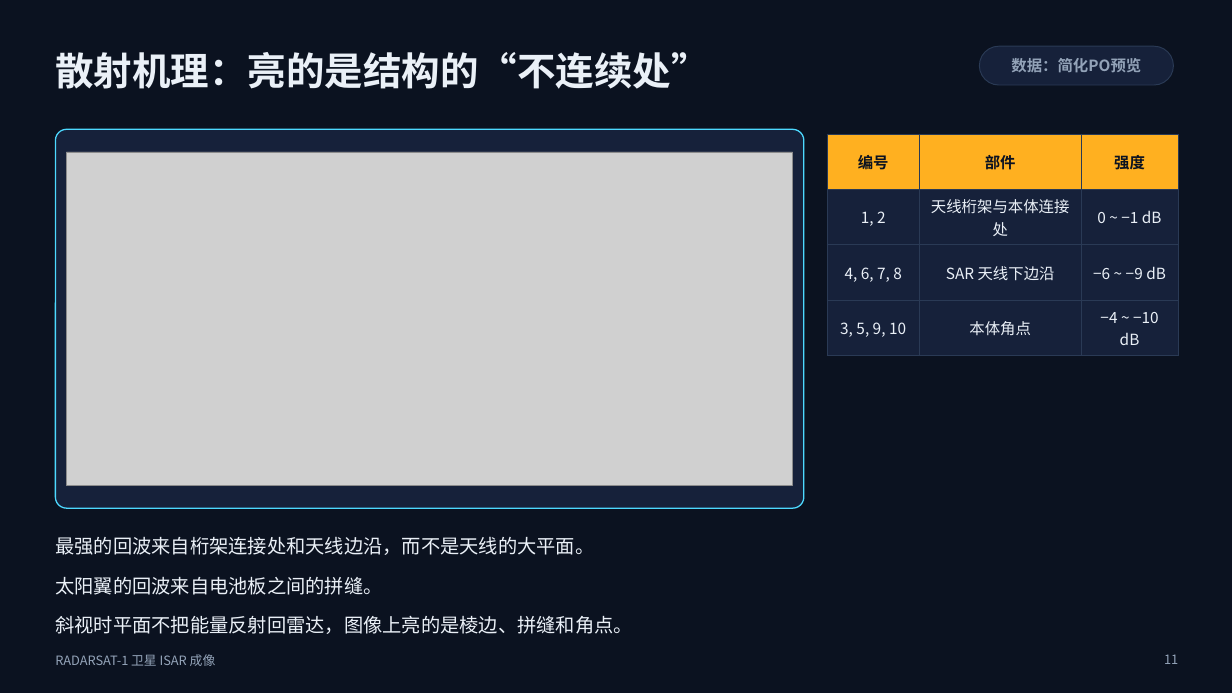
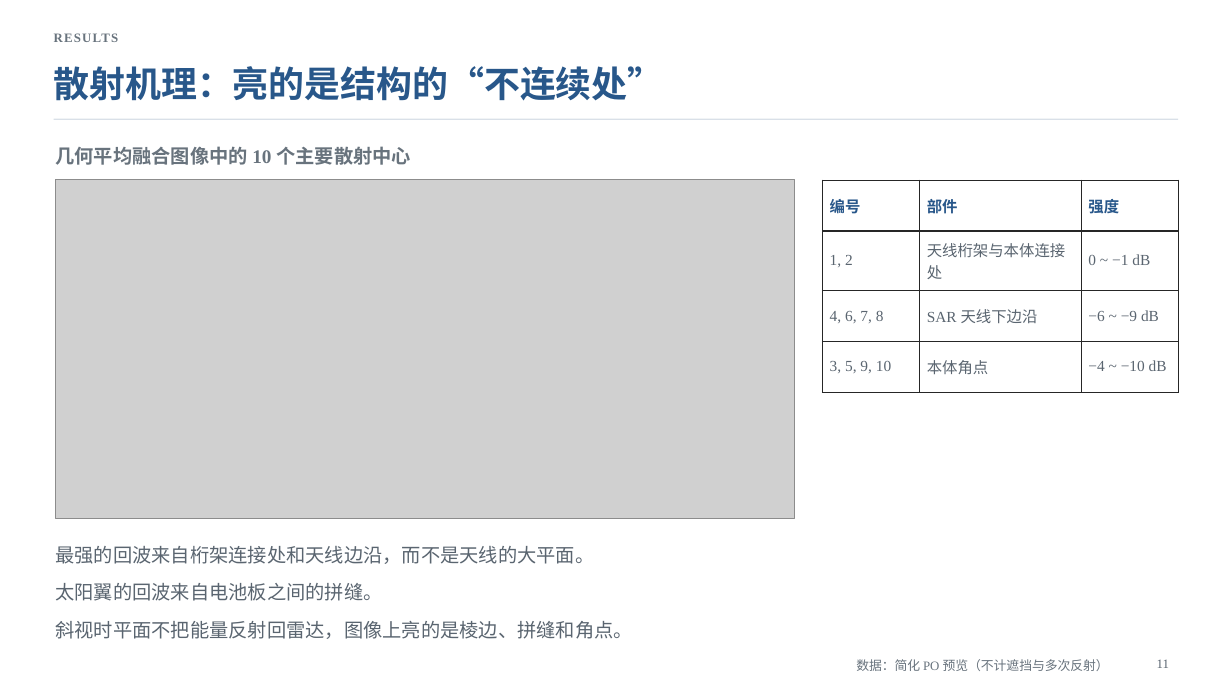
Before and after one commit to anotherdimension1013-del/2026whph, a slide deck: slide 11 of isar/ppt/ISAR_RADARSAT1_汇报.pptx. Drawn at 1232x693 pixels with LibreOffice and Linux fonts; fonts in the diff are those of the drawing; grey boxes stand for pictures; background and template pictures are left out. Boxes give left, top, right and bottom in pixels: in the first picture for what was removed or moved away, otherwise in the second. Text is boxed around its words. In the diff, an @@ line names an element or a change of style, - is before the commit and + after.

```diff
--- a/isar/ppt/ISAR_RADARSAT1_汇报.pptx
+++ b/isar/ppt/ISAR_RADARSAT1_汇报.pptx
@@ background #0B1220 to #FFFFFF @@
@@ title "散射机理：亮的是结构的“不连续处”": place and size @@
-title "散射机理：亮的是结构的“不连续处”" at box(55, 52, 709, 89)
+title "散射机理：亮的是结构的“不连续处”" at box(54, 66, 664, 101)
@@ title "散射机理：亮的是结构的“不连续处”" at box(54, 66, 664, 101): size 30 to 28 pt, font Noto Sans CJK SC to Times New Roman, text colour #EAF0F7 to #28578A @@
@@ text added at box(54, 33, 119, 42), 10 pt, text #68737D, bold @@
+RESULTS
@@ rounded rectangle removed at box(980, 46, 1174, 85) @@
-数据：简化PO预览
@@ line added from (54, 119) to (1178, 119), #D9E0E8 1 pt @@
@@ rounded rectangle removed at box(55, 129, 804, 508) @@
@@ text added at box(55, 146, 411, 165), 15 pt, text #68737D, bold @@
+几何平均融合图像中的 10 个主要散射中心
@@ picture: place and size @@
-picture at box(67, 152, 793, 486)
+picture at box(55, 179, 795, 518)
@@ table at box(823, 180, 1178, 378) @@
@@ fill #FFB020 to #FFFFFF in row 1 @@
@@ fill #16213A to #FFFFFF in 9 cells @@
@@ font Noto Sans CJK SC to Times New Roman, text colour #EAF0F7 to #5A6570 @@
@@ text colour #0B1220 to #28578A in "编号", "部件", "强度" @@
@@ alignment centre to left @@
@@ borders changed @@
@@ table: place and size @@
-table at box(827, 134, 1178, 349)
+table at box(823, 180, 1178, 378)
@@ text "最强的回波来自桁架连接处和天线边沿，而不是天线的大平面。": place and size @@
-text "最强的回波来自桁架连接处和天线边沿，而不是天线的大平面。" at box(55, 537, 632, 634)
+text "最强的回波来自桁架连接处和天线边沿，而不是天线的大平面。" at box(55, 546, 632, 639)
@@ text "最强的回波来自桁架连接处和天线边沿，而不是天线的大平面。" at box(55, 546, 632, 639): font Noto Sans CJK SC to Times New Roman, text colour #EAF0F7 to #5A6570; line spacing 1.15 to 1.12; less space between paragraphs @@
@@ text removed at box(55, 654, 216, 666) @@
-RADARSAT-1 卫星 ISAR 成像
@@ text added at box(856, 659, 1109, 671), 10 pt, text #68737D @@
+数据：简化 PO 预览（不计遮挡与多次反射）
@@ page number: place and size @@
-page number at box(1164, 654, 1178, 664)
+page number at box(1157, 660, 1169, 668)
@@ page number at box(1157, 660, 1169, 668): font Noto Sans CJK SC to Times New Roman, text colour #93A3B8 to #5A6570 @@
```
Also in this commit, not shown: 12 other slides changed, 19 other files.
